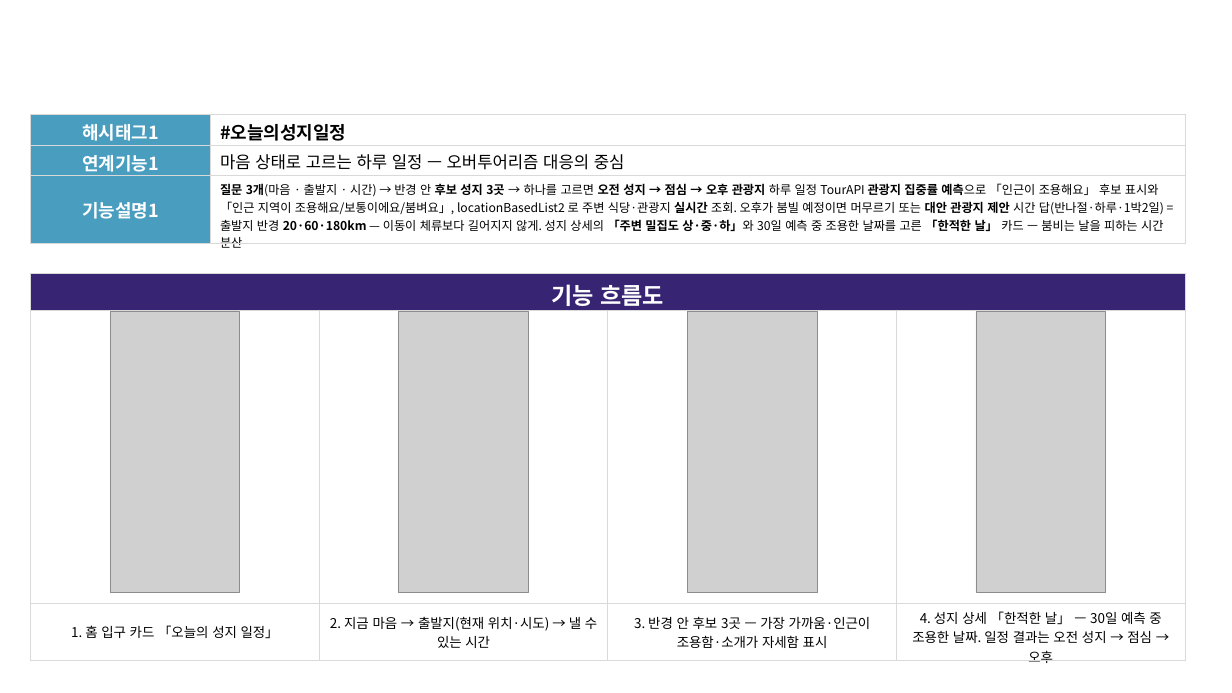
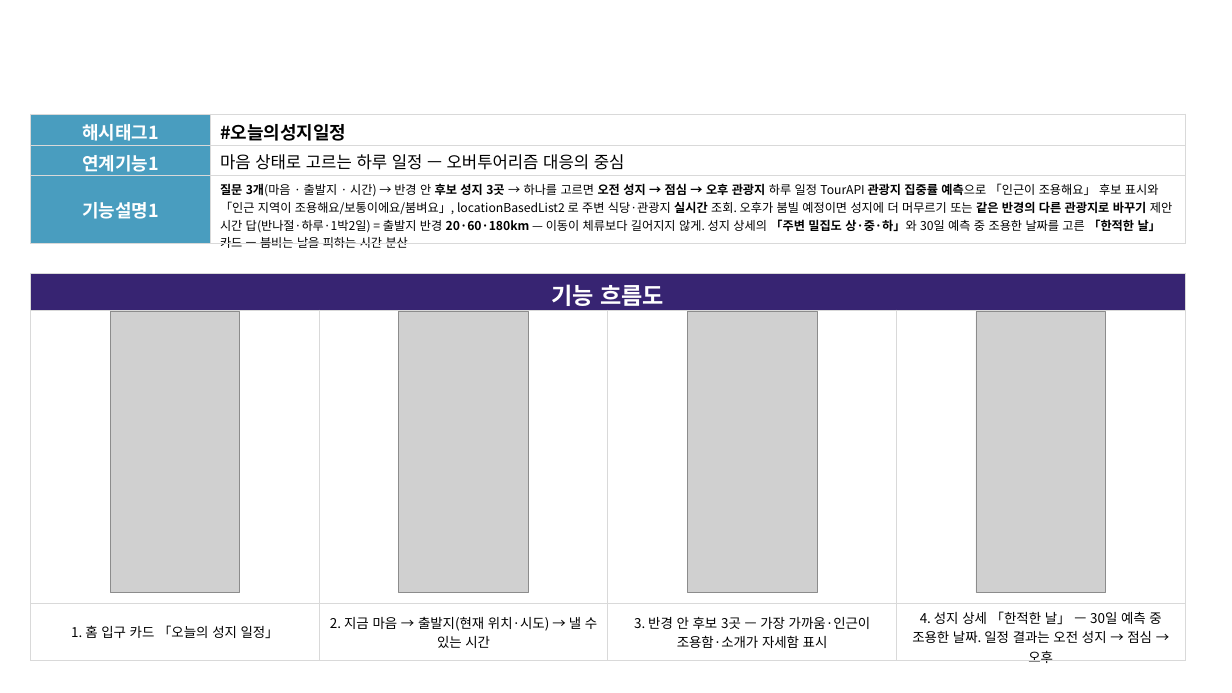
Before and after one commit to linkcontent7-huisun/visitholykorea, a slide deck: slide 5 of docs/10-product/공모전/원본-공모전제출/기능설명서_2026-09-21.pptx. Drawn at 1232x693 pixels with LibreOffice and Linux fonts; fonts in the diff are those of the drawing; grey boxes stand for pictures; background and template pictures are left out. Boxes give left, top, right and bottom in pixels: in the first picture for what was removed or moved away, otherwise in the second. Text is boxed around its words. In the diff, an @@ line names an element or a change of style, - is before the commit and + after.

```diff
--- a/docs/10-product/공모전/원본-공모전제출/기능설명서_2026-09-21.pptx
+++ b/docs/10-product/공모전/원본-공모전제출/기능설명서_2026-09-21.pptx
@@ table at (x1=30, y1=115, x2=1186, y2=253) @@
-row 3, column 2: 질문 3개(마음 · 출발지 · 시간) → 반경 안 후보 성지 3곳 → 하나를 고르면 오전 성지 → 점심 → 오후 관광지 하루 일정 TourAPI 관광지 집중률 예측으로 「인근이 조용해요」 후보 표시와 「인근 지역이 조용해요/보통이에요/붐벼요」, locationBasedList2 로 주변 식당·관광지 실시간 조회. 오후가 붐빌 예정이면 머무르기 또는 대안 관광지 제안 시간 답(반나절·하루·1박2일) = 출발지 반경 20·60·180km — 이동이 체류보다 길어지지 않게. 성지 상세의 「주변 밀집도 상·중·하」와 30일 예측 중 조용한 날짜를 고른 「한적한 날」 카드 — 붐비는 날을 피하는 시간 분산
+row 3, column 2: 질문 3개(마음 · 출발지 · 시간) → 반경 안 후보 성지 3곳 → 하나를 고르면 오전 성지 → 점심 → 오후 관광지 하루 일정 TourAPI 관광지 집중률 예측으로 「인근이 조용해요」 후보 표시와 「인근 지역이 조용해요/보통이에요/붐벼요」, locationBasedList2 로 주변 식당·관광지 실시간 조회. 오후가 붐빌 예정이면 성지에 더 머무르기 또는 같은 반경의 다른 관광지로 바꾸기 제안 시간 답(반나절·하루·1박2일) = 출발지 반경 20·60·180km — 이동이 체류보다 길어지지 않게. 성지 상세의 「주변 밀집도 상·중·하」와 30일 예측 중 조용한 날짜를 고른 「한적한 날」 카드 — 붐비는 날을 피하는 시간 분산
```
Also in this commit, not shown: 4 other slides changed, 4 other files.
